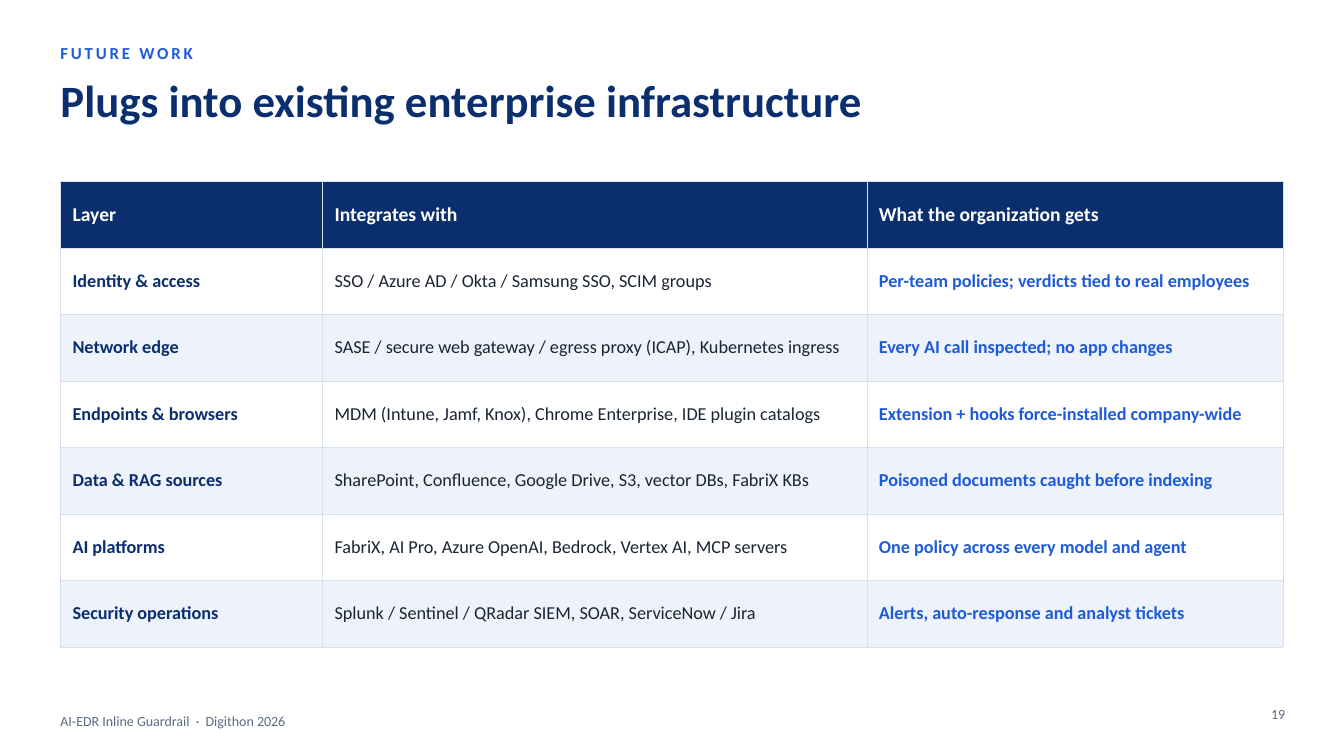
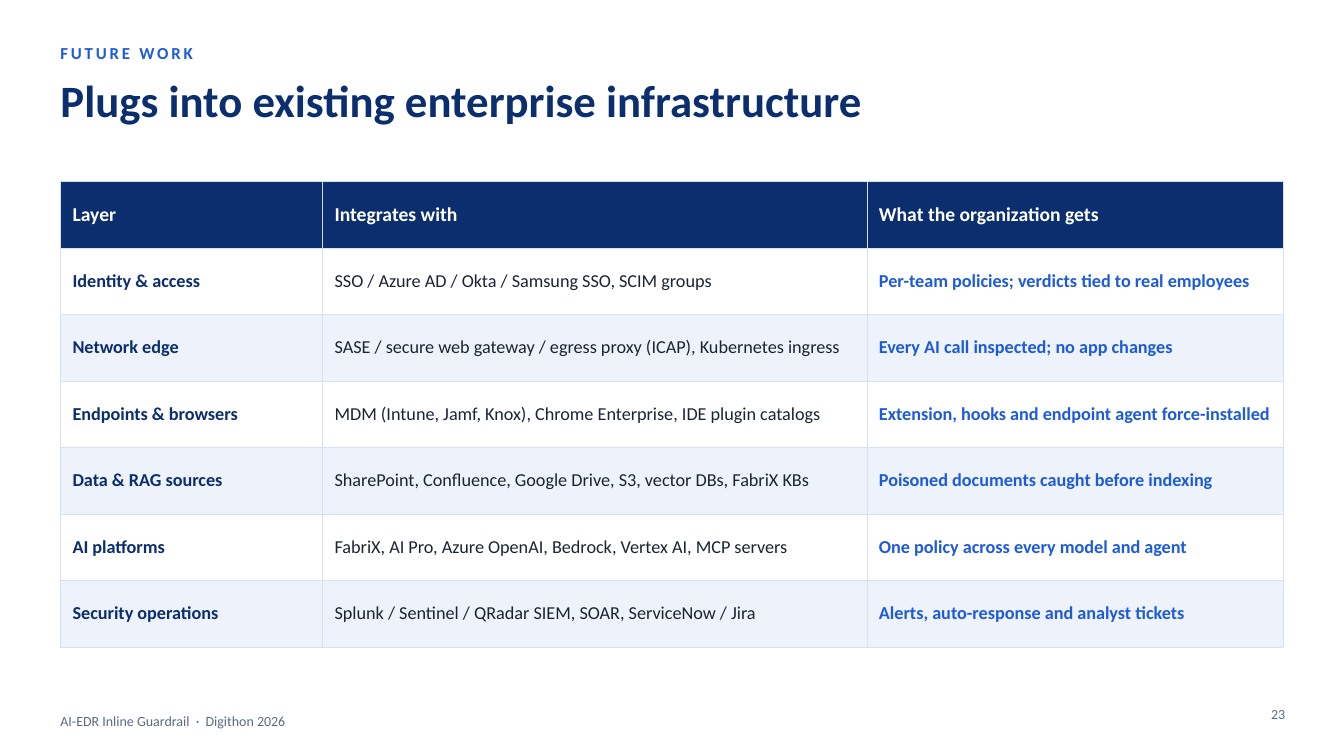
Before and after one commit to Raj-588/sdsi-demo, a slide deck: slide 23 of presentation/AI-EDR_Guardrail_Executive_28Oct.pptx (slide 19 before the commit). Drawn at 1344x756 pixels with LibreOffice and Linux fonts; fonts in the diff are those of the drawing. Boxes give left, top, right and bottom in pixels: in the first picture for what was removed or moved away, otherwise in the second. Text is boxed around its words. In the diff, an @@ line names an element or a change of style, - is before the commit and + after.

```diff
--- a/presentation/AI-EDR_Guardrail_Executive_28Oct.pptx
+++ b/presentation/AI-EDR_Guardrail_Executive_28Oct.pptx
@@ table at box(60, 181, 1284, 647) @@
-row 4, column 3: Extension + hooks force-installed company-wide
+row 4, column 3: Extension, hooks and endpoint agent force-installed
@@ page number at box(1271, 710, 1285, 719): text changed @@
-19
+23
```
Also in this commit, not shown: 4 other slides changed, 4 slides added, 4 other files.
